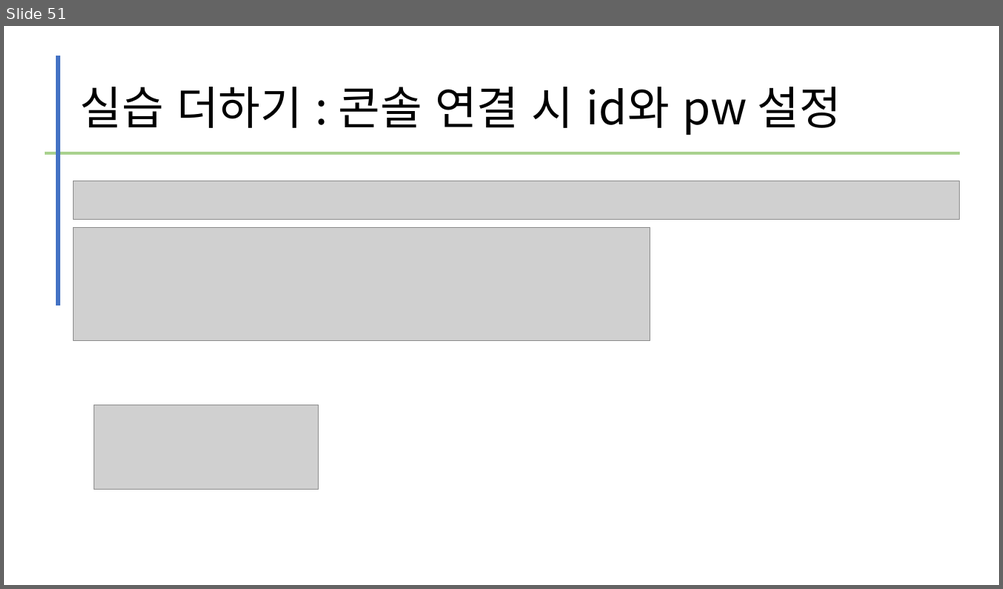
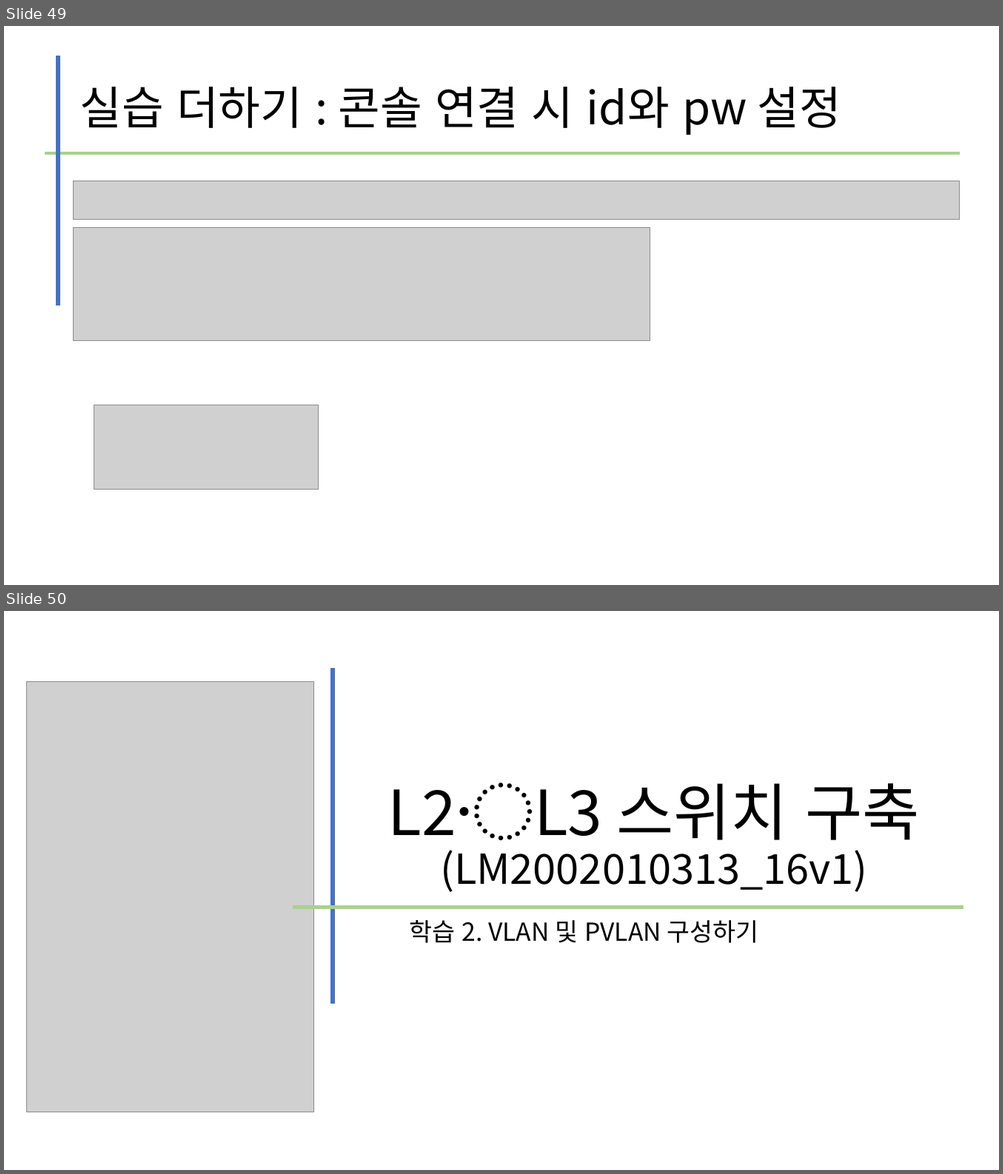
Before and after one commit to kig2929kig/network, a slide deck: L2L3 스위치 구축.pptx. Shown one above the other, each under a label of ours: slide 51 before the commit, slides 49 and 50 after it. The pictures are 1003x589 and 1003x1174 pixels, drawn with LibreOffice and Linux fonts; fonts in the diff are those of the drawing; grey boxes stand for pictures. Boxes give left, top, right and bottom in pixels: in the first picture for what was removed or moved away, otherwise in the second. Text is boxed around its words. In the diff, an @@ line names an element or a change of style, - is before the commit and + after.

```diff
--- a/L2L3 스위치 구축.pptx
+++ b/L2L3 스위치 구축.pptx
@@ slide 50 added at box(4, 611, 999, 1170), background #FFFFFF @@
@@ line added from (333, 668) to (333, 1004), #4472C4 4.5 pt @@
@@ picture added at box(26, 682, 313, 1113) @@
@@ title added at box(388, 783, 920, 892), 40 pt, text #000000 @@
+L2〮L3 스위치 구축
+(LM2002010313_16v1)
@@ line added from (293, 907) to (964, 907), #A9D18E 3 pt @@
@@ subtitle added at box(409, 920, 759, 943), 24 pt, text #000000 @@
+학습 2. VLAN 및 PVLAN 구성하기
@@ what was slide 51 is now slide 49 @@
```
Also in this commit, not shown: 2 slides changed, 14 other slides added, 1 slide removed.
